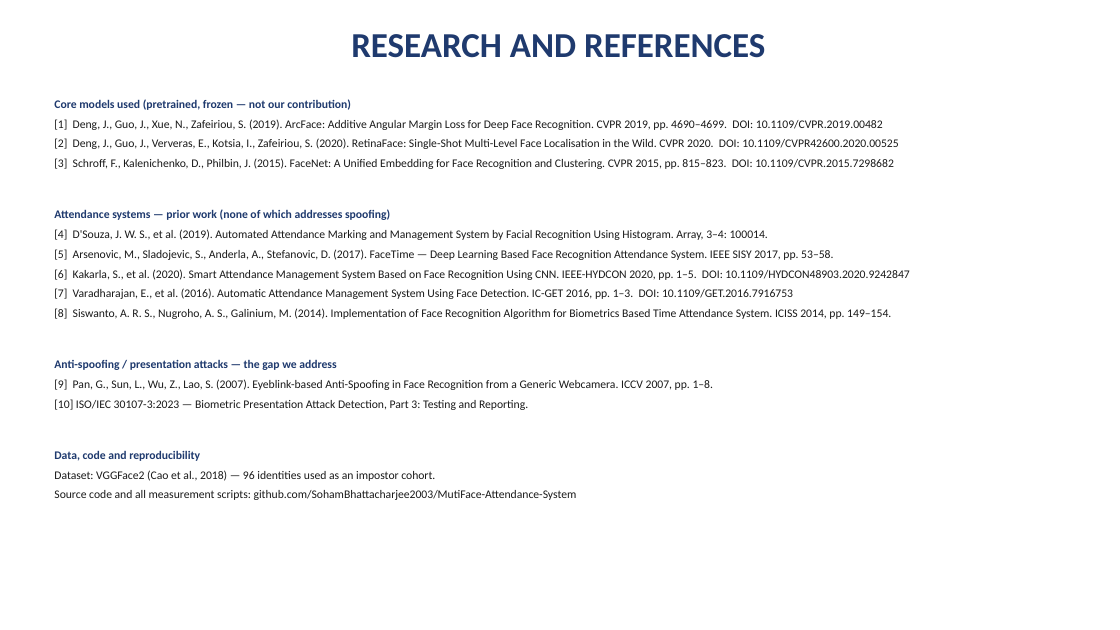
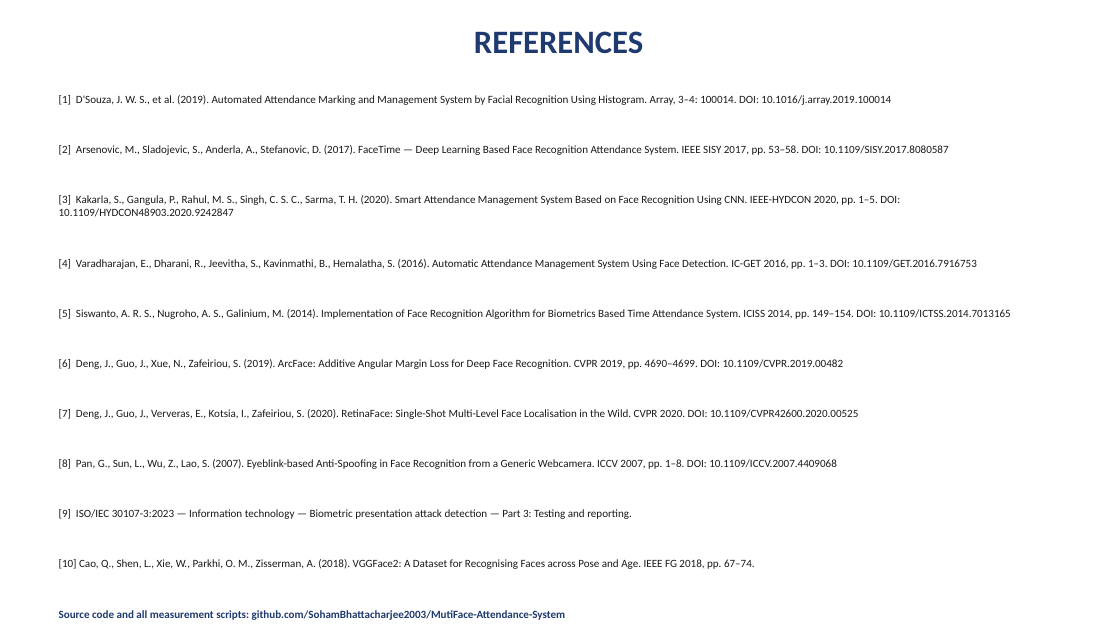
Before and after one commit to SohamBhattacharjee2003/MutiFace-Attendance-System, a slide deck: slide 10 of Server/results/PresenceAI_Presentation.pptx (slide 6 before the commit). Drawn at 1120x630 pixels with LibreOffice and Linux fonts; fonts in the diff are those of the drawing. Boxes give left, top, right and bottom in pixels: in the first picture for what was removed or moved away, otherwise in the second. Text is boxed around its words. In the diff, an @@ line names an element or a change of style, - is before the commit and + after.

```diff
--- a/Server/results/PresenceAI_Presentation.pptx
+++ b/Server/results/PresenceAI_Presentation.pptx
@@ text at [474,31,643,54]: text changed; size 30 to 28 pt @@
-RESEARCH AND REFERENCES
+REFERENCES
@@ text "[1] D'Souza, J. W. S., ..." at [59,95,1011,569]: size 10 to 9.5 pt, text colour #1A1A1A to #1F3A6E, bold on in "Source code and all measurement scripts: github.com/SohamBha ..." @@
@@ text at [59,95,1011,569]: text changed; size 10 to 9.5 pt @@
-Core models used (pretrained, frozen — not our contribution)
-[1] Deng, J., Guo, J., Xue, N., Zafeiriou, S. (2019). ArcFace: Additive Angular Margin Loss for Deep Face Recognition. CVPR 2019, pp. 4690–4699. DOI: 10.1109/CVPR.2019.00482
-[2] Deng, J., Guo, J., Ververas, E., Kotsia, I., Zafeiriou, S. (2020). RetinaFace: Single-Shot Multi-Level Face Localisation in the Wild. CVPR 2020. DOI: 10.1109/CVPR42600.2020.00525
-[3] Schroff, F., Kalenichenko, D., Philbin, J. (2015). FaceNet: A Unified Embedding for Face Recognition and Clustering. CVPR 2015, pp. 815–823. DOI: 10.1109/CVPR.2015.7298682
-Attendance systems — prior work (none of which addresses spoofing)
-[4] D'Souza, J. W. S., et al. (2019). Automated Attendance Marking and Management System by Facial Recognition Using Histogram. Array, 3–4: 100014.
-[5] Arsenovic, M., Sladojevic, S., Anderla, A., Stefanovic, D. (2017). FaceTime — Deep Learning Based Face Recognition Attendance System. IEEE SISY 2017, pp. 53–58.
-[6] Kakarla, S., et al. (2020). Smart Attendance Management System Based on Face Recognition Using CNN. IEEE-HYDCON 2020, pp. 1–5. DOI: 10.1109/HYDCON48903.2020.9242847
-[7] Varadharajan, E., et al. (2016). Automatic Attendance Management System Using Face Detection. IC-GET 2016, pp. 1–3. DOI: 10.1109/GET.2016.7916753
-[8] Siswanto, A. R. S., Nugroho, A. S., Galinium, M. (2014). Implementation of Face Recognition Algorithm for Biometrics Based Time Attendance System. ICISS 2014, pp. 149–154.
-Anti-spoofing / presentation attacks — the gap we address
-[9] Pan, G., Sun, L., Wu, Z., Lao, S. (2007). Eyeblink-based Anti-Spoofing in Face Recognition from a Generic Webcamera. ICCV 2007, pp. 1–8.
-[10] ISO/IEC 30107-3:2023 — Biometric Presentation Attack Detection, Part 3: Testing and Reporting.
-Data, code and reproducibility
-Dataset: VGGFace2 (Cao et al., 2018) — 96 identities used as an impostor cohort.
+[1] D'Souza, J. W. S., et al. (2019). Automated Attendance Marking and Management System by Facial Recognition Using Histogram. Array, 3–4: 100014. DOI: 10.1016/j.array.2019.100014
+[2] Arsenovic, M., Sladojevic, S., Anderla, A., Stefanovic, D. (2017). FaceTime — Deep Learning Based Face Recognition Attendance System. IEEE SISY 2017, pp. 53–58. DOI: 10.1109/SISY.2017.8080587
+[3] Kakarla, S., Gangula, P., Rahul, M. S., Singh, C. S. C., Sarma, T. H. (2020). Smart Attendance Management System Based on Face Recognition Using CNN. IEEE-HYDCON 2020, pp. 1–5. DOI: 10.1109/HYDCON48903.2020.9242847
+[4] Varadharajan, E., Dharani, R., Jeevitha, S., Kavinmathi, B., Hemalatha, S. (2016). Automatic Attendance Management System Using Face Detection. IC-GET 2016, pp. 1–3. DOI: 10.1109/GET.2016.7916753
+[5] Siswanto, A. R. S., Nugroho, A. S., Galinium, M. (2014). Implementation of Face Recognition Algorithm for Biometrics Based Time Attendance System. ICISS 2014, pp. 149–154. DOI: 10.1109/ICTSS.2014.7013165
+[6] Deng, J., Guo, J., Xue, N., Zafeiriou, S. (2019). ArcFace: Additive Angular Margin Loss for Deep Face Recognition. CVPR 2019, pp. 4690–4699. DOI: 10.1109/CVPR.2019.00482
+[7] Deng, J., Guo, J., Ververas, E., Kotsia, I., Zafeiriou, S. (2020). RetinaFace: Single-Shot Multi-Level Face Localisation in the Wild. CVPR 2020. DOI: 10.1109/CVPR42600.2020.00525
+[8] Pan, G., Sun, L., Wu, Z., Lao, S. (2007). Eyeblink-based Anti-Spoofing in Face Recognition from a Generic Webcamera. ICCV 2007, pp. 1–8. DOI: 10.1109/ICCV.2007.4409068
+[9] ISO/IEC 30107-3:2023 — Information technology — Biometric presentation attack detection — Part 3: Testing and reporting.
+[10] Cao, Q., Shen, L., Xie, W., Parkhi, O. M., Zisserman, A. (2018). VGGFace2: A Dataset for Recognising Faces across Pose and Age. IEEE FG 2018, pp. 67–74.
```
Also in this commit, not shown: 2 other slides changed, 8 slides added, 3 slides removed, 4 other files.
